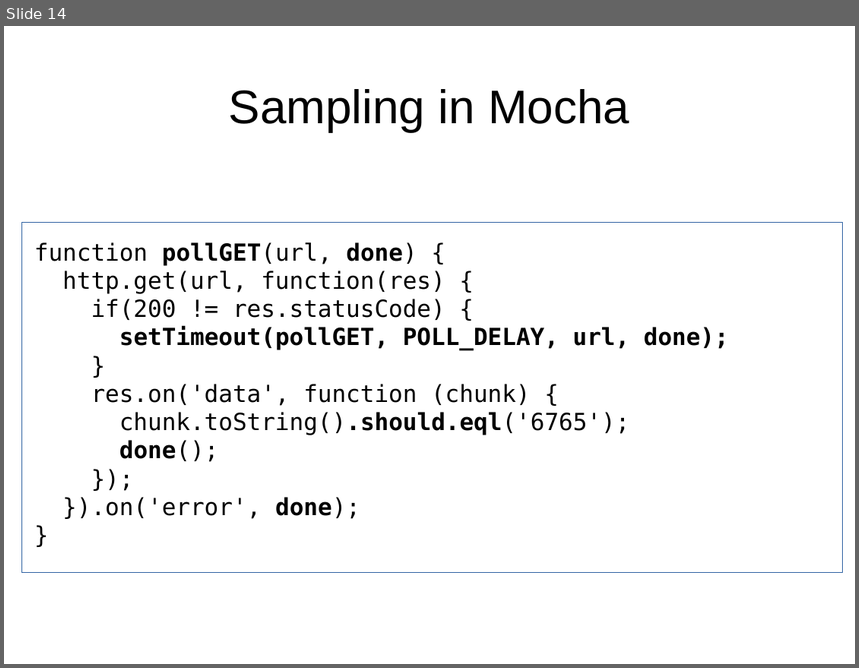
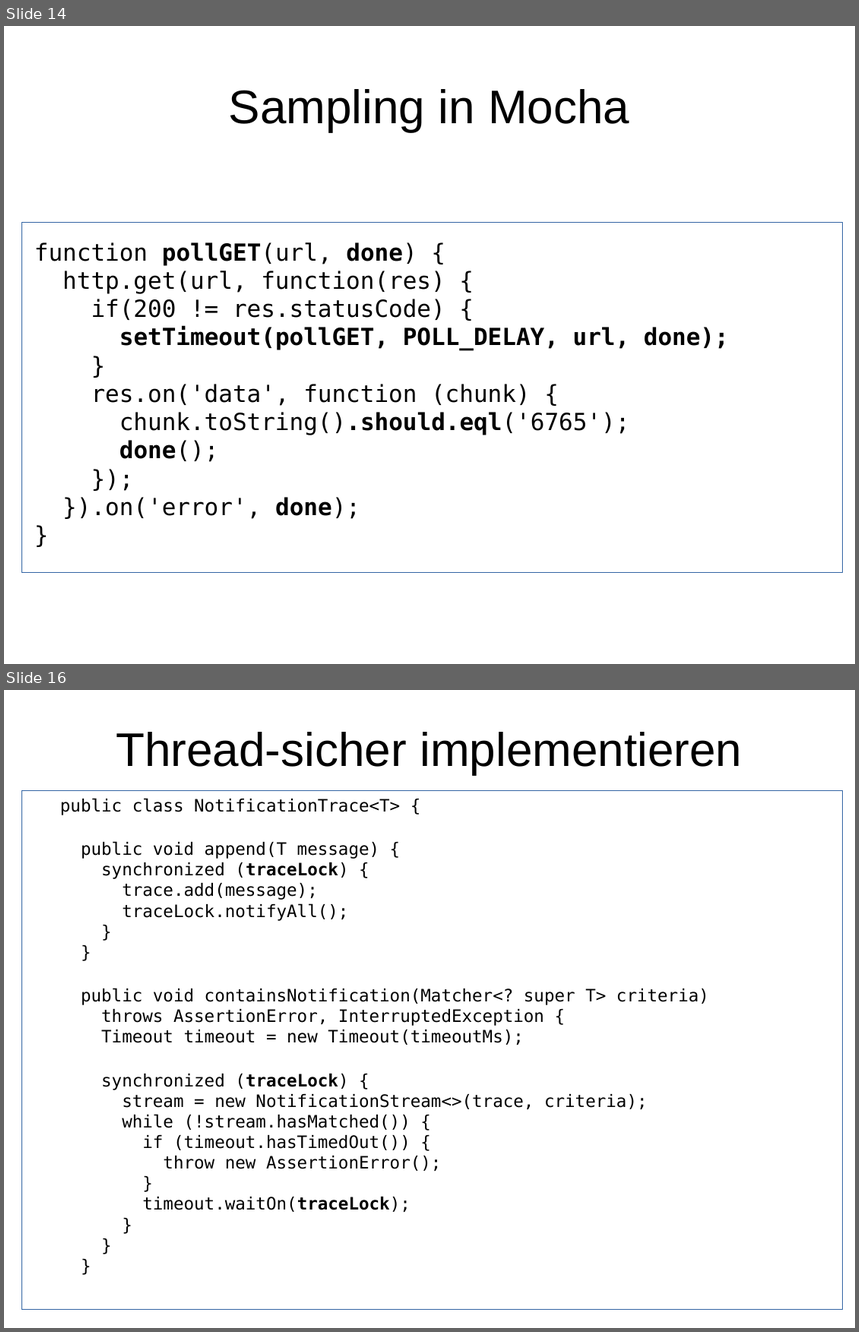
Before and after one commit to andreassimon/talk-asynchronen-code-testen, a slide deck: Asynchronen Code testen.odp. Shown one above the other, each under a label of ours: slide 14 before the commit, slides 14 and 16 after it; the slides between them are not shown. The pictures are 859x668 and 859x1332 pixels, drawn with LibreOffice and Linux fonts; fonts in the diff are those of the drawing; background and template pictures are left out. Boxes give left, top, right and bottom in pixels: in the first picture for what was removed or moved away, otherwise in the second. Text is boxed around its words. In the diff, an @@ line names an element or a change of style, - is before the commit and + after.

```diff
--- a/Asynchronen Code testen.odp
+++ b/Asynchronen Code testen.odp
@@ slide 16 added at <box>4,690,855,1328</box>, background picture (left out) @@
@@ title added at <box>116,732,742,774</box>, 44 pt, text #000000 @@
+Thread-sicher implementieren
@@ rectangle added at <box>22,791,844,1311</box>, fill #FFFFFF, outline #3465A4 0 pt @@
@@ text added at <box>60,798,709,1212</box>, 16 pt, text #000000 @@
+public class NotificationTrace<T> {
+public void append(T message) {
+synchronized (traceLock) {
+trace.add(message);
+traceLock.notifyAll();
+}
+}
+public void containsNotification(Matcher<? super T> criteria)
+throws AssertionError, InterruptedException {
+Timeout timeout = new Timeout(timeoutMs);
+synchronized (traceLock) {
+stream = new NotificationStream<>(trace, criteria);
+while (!stream.hasMatched()) {
+if (timeout.hasTimedOut()) {
+throw new AssertionError();
+}
+timeout.waitOn(traceLock);
+}
+}
+}
```
Also in this commit, not shown: 6 slides changed, 2 other slides added, 5 other files.
